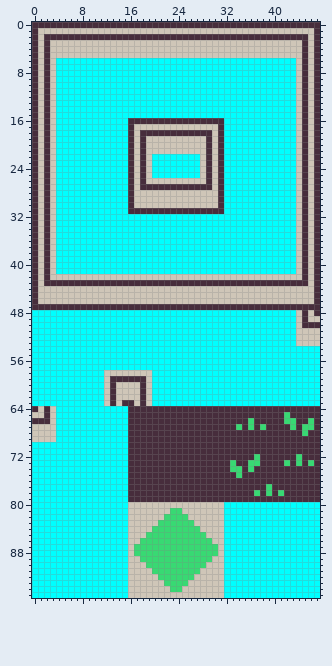
Two versions of one sprite sheet, Project/Assets/tile_sprites.png. The picture above was drawn from the file before the commit.
The file is 48x96 pixels.
And afterwards:
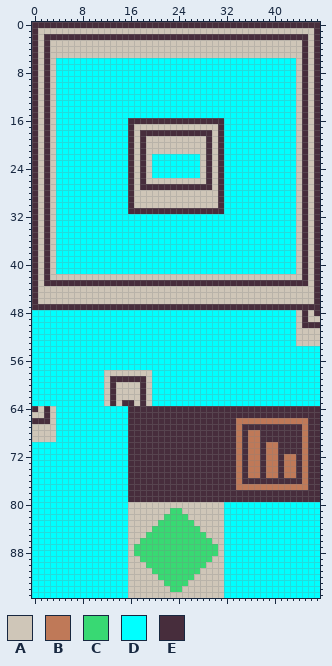
Palette (. is transparent): A #cfc6b8  B #bf7958  C #38d973  D #00ffff  E #472d3c
Diff:
The author changed colour C to colour B in row 66 at x 36 and 42 to 43; in row 67 at x 34 and 45; in row 68 at x 45; in row 72 at x 37; in row 73 at x 36 to 37 and 42; in row 74 at x 34 and 36.
The author changed colour C to colour B in row 75 at x 34; in row 77 at x 39.
The author changed colour E to colour B in row 66 at x 34 to 35, 37 to 41 and 44 to 45; in row 68 at x 34 and 36 to 37; in row 69 at x 34, 36 to 37 and 45; in rows 70 to 71 at x 34, 36 to 37, 39 to 40 and 45; in row 72 at x 34, 36, 39 to 40, 42 to 43 and 45; in row 73 at x 34, 39 to 40, 43 and 45.
The author changed colour E to colour B in row 74 at x 37, 39 to 40, 42 to 43 and 45; in row 75 at x 36 to 37, 39 to 40, 42 to 43 and 45; in row 76 at x 34 and 45; in row 77 at x 34 to 38 and 40 to 45.
The author changed colour C to colour E in row 65 at x 42; in row 66 at x 46; in row 67 at x 36, 38, 43 and 46; in row 72 at x 44; in row 73 at x 33, 44 and 46; in row 74 at x 33.
The author changed colour C to colour E in row 78 at x 37, 39 and 41.
Changed places in both pictures, as pixel boxes (x1, y1, x2, y2):
changed: (230, 412, 314, 496)
